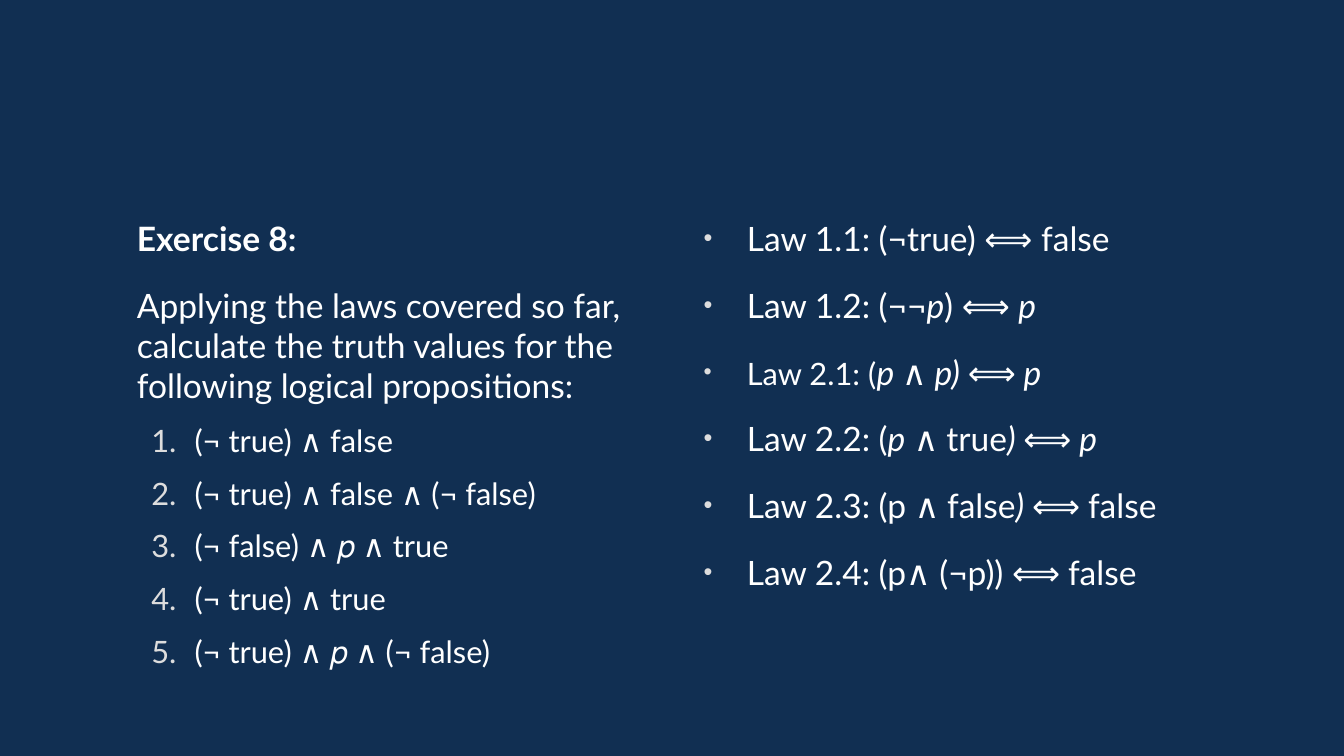
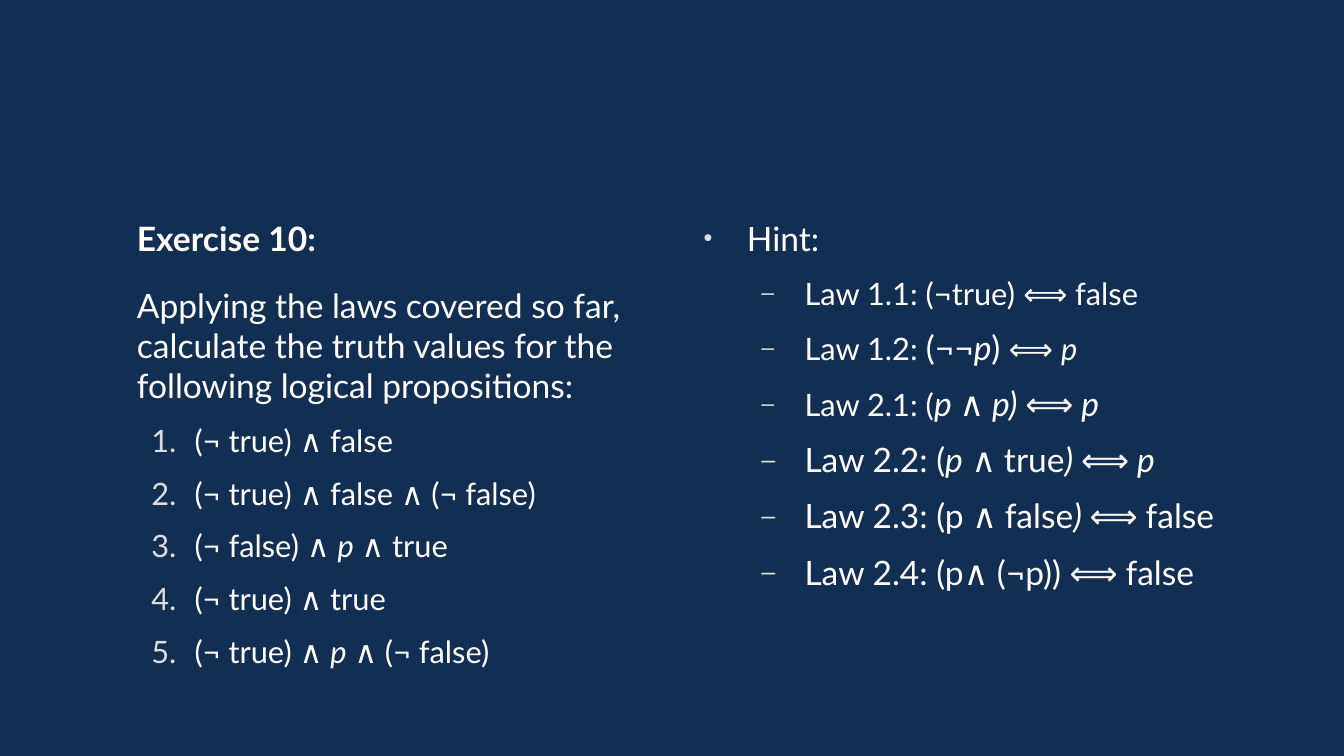
Before and after one commit to davidgundry/maths22-23, a slide deck: slide 32 of slides/maths-5-propositional-logic.odp (slide 28 before the commit). Drawn at 1344x756 pixels with LibreOffice and Linux fonts; fonts in the diff are those of the drawing. Boxes give left, top, right and bottom in pixels: in the first picture for what was removed or moved away, otherwise in the second. Text is boxed around its words. In the diff, an @@ line names an element or a change of style, - is before the commit and + after.

```diff
--- a/slides/maths-5-propositional-logic.odp
+++ b/slides/maths-5-propositional-logic.odp
@@ text at box(137, 226, 316, 252): text changed @@
-Exercise 8:
+Exercise 10:
@@ text at box(747, 226, 819, 252): paragraph added @@
+• Hint:
@@ text at box(805, 281, 1214, 591): size 19.8 to 18.2 pt in "Law 1.1: (¬true) ⟺ false", "Law 1.2: ⟺ p"; bullet • to –; list level 1 to 2 in "Law 1.1: (¬true) ⟺ false"; list level 1 to 2 in "Law 1.2: (¬¬p) ⟺ p"; list level 1 to 2 in "Law 2.1: (p ∧ p) ..."; list level 1 to 2 in "Law 2.2: (p ∧ true) ..."; list level 1 to 2 in "Law 2.3: (p ∧ false) ..."; list level 1 to 2 in "Law 2.4: (p∧ (¬p)) ⟺ ..." @@
@@ text at box(229, 533, 448, 563): text changed @@
-  3. (¬ false) ∧ 𝑝 ∧ true
+  3. (¬ false) ∧ p ∧ true
@@ text at box(229, 639, 489, 669): text changed @@
-  5. (¬ true) ∧ 𝑝 ∧ (¬ false)
+  5. (¬ true) ∧ p ∧ (¬ false)
```
Also in this commit, not shown: 32 other slides changed, 8 slides added, 1 slide removed, 18 other files.
